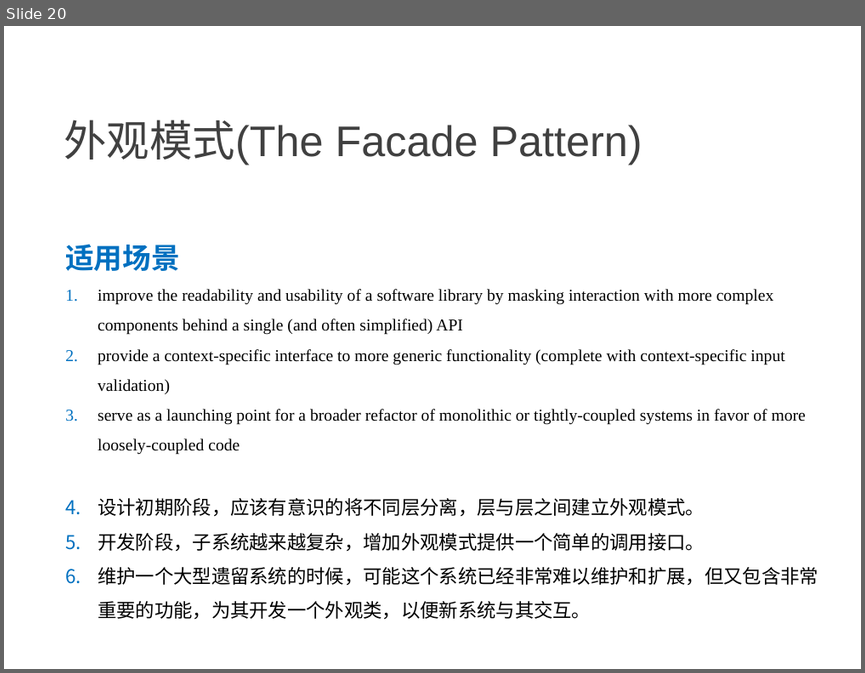
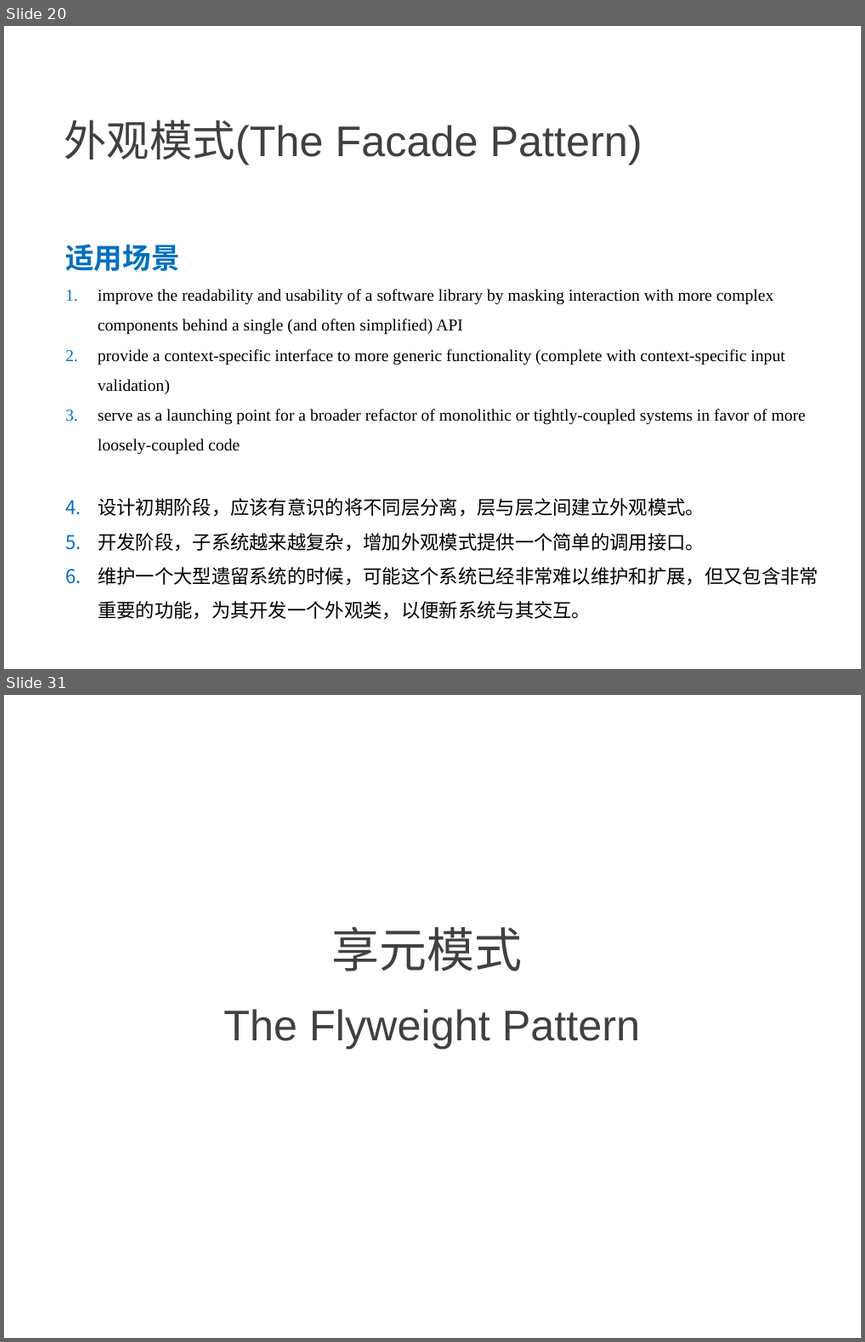
Before and after one commit to NewGr8Player/My-PPT, a slide deck: Design pattern/3.设计模式-结构型模式.pptx. Shown one above the other, each under a label of ours: slide 20 before the commit, slides 20 and 31 after it; the slides between them are not shown. The pictures are 865x673 and 865x1342 pixels, drawn with LibreOffice and Linux fonts; fonts in the diff are those of the drawing. Boxes give left, top, right and bottom in pixels: in the first picture for what was removed or moved away, otherwise in the second. Text is boxed around its words. In the diff, an @@ line names an element or a change of style, - is before the commit and + after.

Commit message:
Add     - 代理模式     - 桥接模式     - 享元模式

```diff
--- a/Design pattern/3.设计模式-结构型模式.pptx
+++ b/Design pattern/3.设计模式-结构型模式.pptx
@@ slide 31 added at (4, 695, 861, 1338), background #FFFFFF @@
@@ text added at (332, 926, 522, 971), 40 pt, text #404040 @@
+享元模式
@@ title added at (223, 1009, 640, 1049), 36 pt, text #404040 @@
+The Flyweight Pattern
```
Also in this commit, not shown: 12 other slides added.
